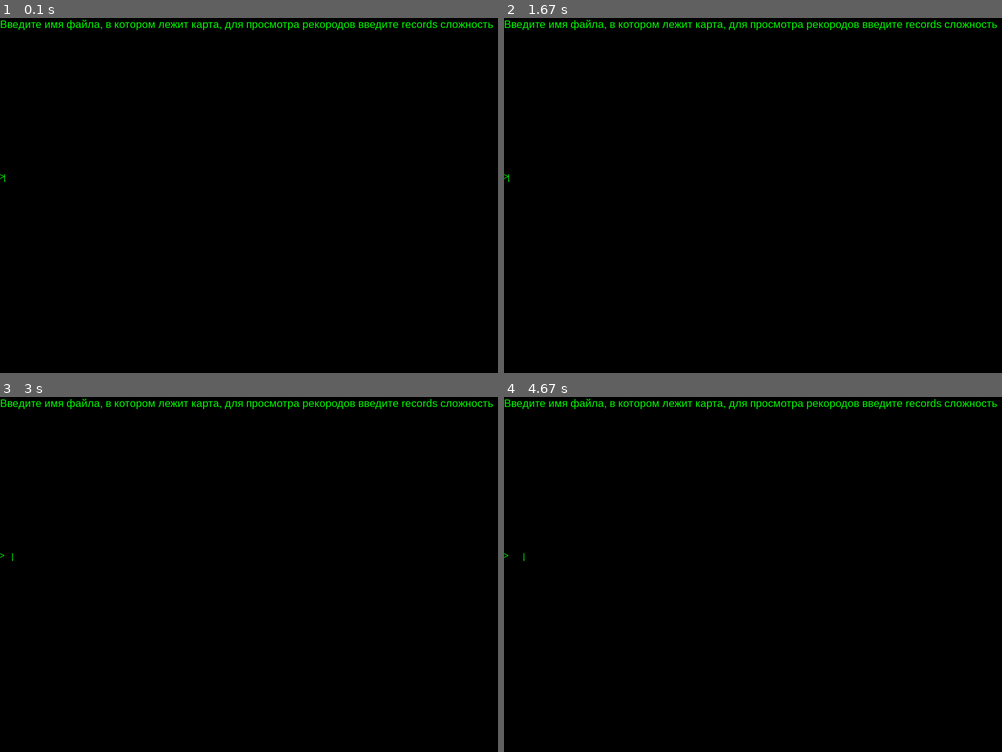
Above: before the commit, frames 1-4 (two rows, left to right).
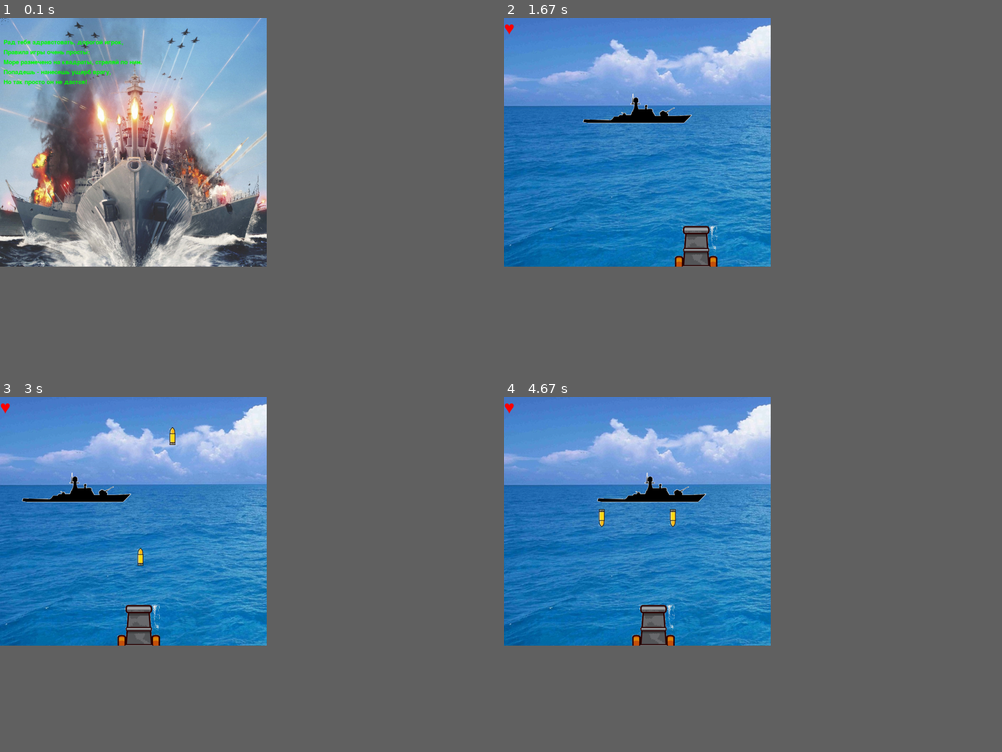
Above: after the commit, the same moments.

Repository: su-andrey/pygame_project
Game: pygame game, started from main.py
The game is run twice, just before and just after one commit, with the same random seed, the same clock (stepped at 60 frames per second) and the same inputs.
Inputs (mouse positions are in pixels of both pictures, inside the frame that each line leads up to):
- Up to frame 1 (0.1 s): no input
- Up to frame 2 (1.67 s): hold Right 0.33-0.8 s; click (628, 152) at 0.93 s; click (663, 199) at 1.27 s; hold Right from 1.55 s (still down)
- Up to frame 3 (3 s): release Right at 2.02 s; hold Left 2.05-2.58 s; tap Space at 2.12, 2.42, 2.68, 2.98 s; hold Left from 2.62 s (still down)
- Up to frame 4 (4.67 s): release Left at 3.02 s; hold Right 3.05-3.68 s; tap Space at 3.12, 3.42 s; click (643, 436) at 4.27 s; click (543, 514) at 4.6 s
In our replay, the window is 954x681 before the commit and 511x477 after it. These sizes can differ from the game's own. Grey fills any space a smaller window leaves; there, only what the larger window draws over its background counts as a difference.

The runs differ from the first frame. In frame 1, 38% of the frame differs, in the area x 0-100%, y 0-71%; in frame 2, 38%; in frame 3, 38%; in frame 4, 38%.

Commit message:
Все бы хорошо, добавил интеллект кораблю, сообщение о успехе, но теперь сам не могу выиграть..

Diff:
--- a/data/res.json
+++ b/data/res.json
@@ -1 +1 @@
-{"1": ["2:15", "0:0", "0:0", "0:0", "0:1", "1:14", "0:0", "0:1", "0:1", "2:37", "0:0", "1:27", "0:1", "1:25"], "2": [], "3": [], "4": [], "5": [], "6": ["0:1", "0:1"], "7": [], "8": ["0:20"], "9": [], "10": []}
+{"1": ["0:2", "0:2"], "2": [], "3": [], "4": [], "5": [], "6": [], "7": [], "8": [], "9": [], "10": ["0:31"]}
--- a/data/save.json
+++ b/data/save.json
@@ -1 +1 @@
-{"tmp": [[2, 0, 0, 0, 0, 0, 0, 0, 0, 0], [0, 0, 0, 0, 1, 0, 0, 0, 0, 0], [1, 1, 1, 0, 0, 0, 0, 0, 0, 1], [0, 0, 0, 0, 0, 0, 0, 0, 0, 0], [1, 1, 0, 1, 1, 0, 1, 1, 0, 1], [0, 0, 0, 0, 0, 0, 0, 0, 0, 0], [1, 0, 0, 0, 0, 0, 0, 0, 0, 0], [0, 0, 0, 0, 0, 0, 1, 1, 1, 1], [1, 1, 1, 0, 0, 0, 0, 0, 0, 0], [0, 0, 0, 0, 0, 0, 0, 0, 0, 0]], "hard": 11, "time": [0, 4], "cnt": 1, "start_cnt": 21}
+{"tmp": [[1, 0, 0, 0, 0, 0, 0, 0, 0, 0], [0, 0, 0, 0, 1, 0, 0, 0, 0, 0], [1, 2, 2, 0, 0, 0, 0, 0, 0, 1], [0, 0, 0, 0, 0, 0, 0, 0, 0, 0], [1, 1, 0, 1, 1, 0, 2, 2, 0, 1], [0, 0, 0, 0, 0, 0, 0, 0, 0, 0], [1, 0, 0, 0, 0, 0, 0, 0, 0, 0], [0, 0, 0, 0, 0, 0, 1, 1, 1, 1], [1, 1, 1, 0, 0, 0, 0, 0, 0, 0], [0, 0, 0, 0, 0, 0, 0, 0, 0, 0]], "hard": 1, "time": [2, 29], "cnt": 11, "start_cnt": 21}
--- a/main.py
+++ b/main.py
@@ -106,7 +106,7 @@
                         try:
                             start_screen(size[0], size[1], txt, 'fon_1.jpg')
                         except NameError:
-                            print('Success')
+                            ip.main('Success')
                             exit()
                     else:
                         pass
--- a/war.py
+++ b/war.py
@@ -1,5 +1,6 @@
 import os
 import time
+
 import pygame
 
 width, height = 900, 900
@@ -82,12 +83,12 @@
             self.kill()
             sound1.play()
             ship.health = ship.health[:-1]
-            expl = Explosion(self.rect.center)
+            Explosion(self.rect.center)
             pygame.display.flip()
         if pygame.sprite.collide_mask(cannon, self) and self.sign == '+':
             sound1.play()
             ship.health.append('♥')
-            expl = Explosion(self.rect.center)
+            Explosion(self.rect.center)
             self.kill()
         elif self.sign == '-':
             self.rect.y -= 20
@@ -95,8 +96,6 @@
             self.rect.y += 20
         if self.rect.y <= 0 or self.rect.y >= height:
             self.kill()
-
-
 
 
 class Explosion(pygame.sprite.Sprite):
@@ -119,6 +118,7 @@
         self.kill()
         pygame.display.flip()
 
+
 class Ship(pygame.sprite.Sprite):
     image = load_image("ship.png")
     image_1 = image
@@ -126,6 +126,7 @@
     image_2 = pygame.transform.flip(image, True, False)
 
     def __init__(self, pos):
+        self.make_a_shot = False
         super().__init__(ship_1)
         self.image = Ship.image_1
         self.rect = self.image.get_rect()
@@ -133,7 +134,6 @@
         self.mask = pygame.mask.from_surface(self.image)
         self.rect.y = 100
         self.x = self.rect.x
-
 
     def update(self):
         self.x += 20
@@ -143,6 +143,9 @@
         else:
             self.image = self.image_1
             self.rect.x = self.x % 480
+        if cannon.rect.collidepoint((self.rect.x, cannon.rect.y)) or cannon.rect.collidepoint(
+                (self.rect.x + 150, cannon.rect.y)):
+            self.make_a_shot = True
 
 
 ship = Ship((55, 200))
@@ -156,6 +159,7 @@
     text_rect = text_surface.get_rect()
     text_rect.midtop = (15 * len(ship.health), 0)
     sc.blit(text_surface, text_rect)
+
 
 def start(health):
     fight.play()
@@ -171,6 +175,12 @@
         bullet.update()
         bullet.draw(sc)
         pygame.display.flip()
+        if ship.make_a_shot:
+            ship.make_a_shot = False
+            if time.time() - last_time_ship >= 2:
+                last_time_ship = time.time()
+                bullet.add(Bullet(ship.rect.x - 50, ship.rect.y + 196, '+'))
+                bullet.add(Bullet(ship.rect.x + 150, ship.rect.y + 196, '+'))
         for event in pygame.event.get():
             if event.type == pygame.QUIT:
                 exit()
@@ -186,8 +196,5 @@
                     if time.time() - last_time_cannon >= 0.5:
                         last_time_cannon = time.time()
                         bullet.add(Bullet(cannon.rect.x, cannon.rect.y, '-'))
-                if keys[pygame.K_z] or keys[pygame.K_x]:
-                    if time.time() - last_time_ship >= 0.7:
-                        last_time_ship = time.time()
-                        bullet.add(Bullet(ship.rect.x, ship.rect.y + 196, '+'))
+
     fight.stop()
